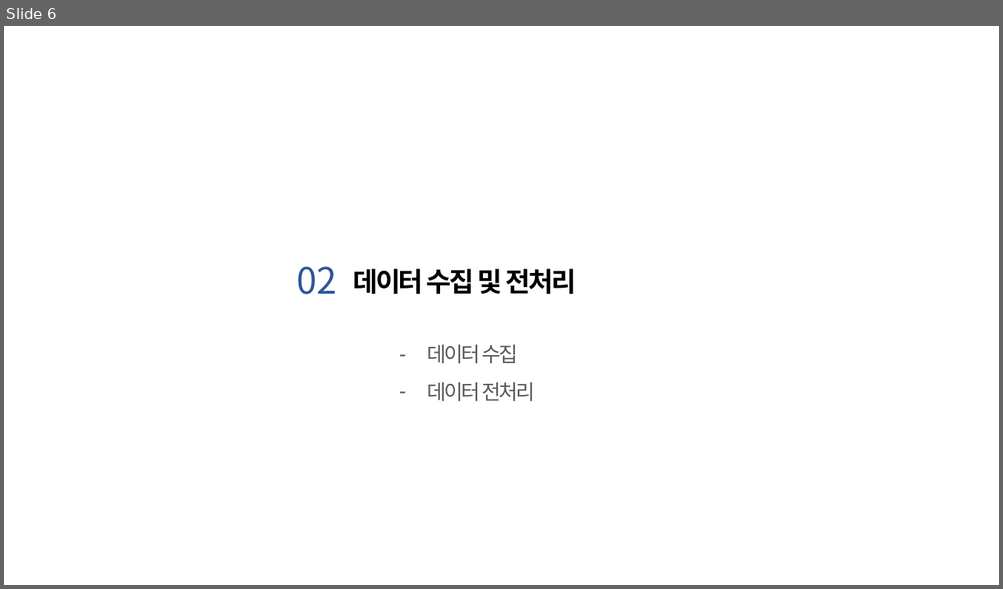
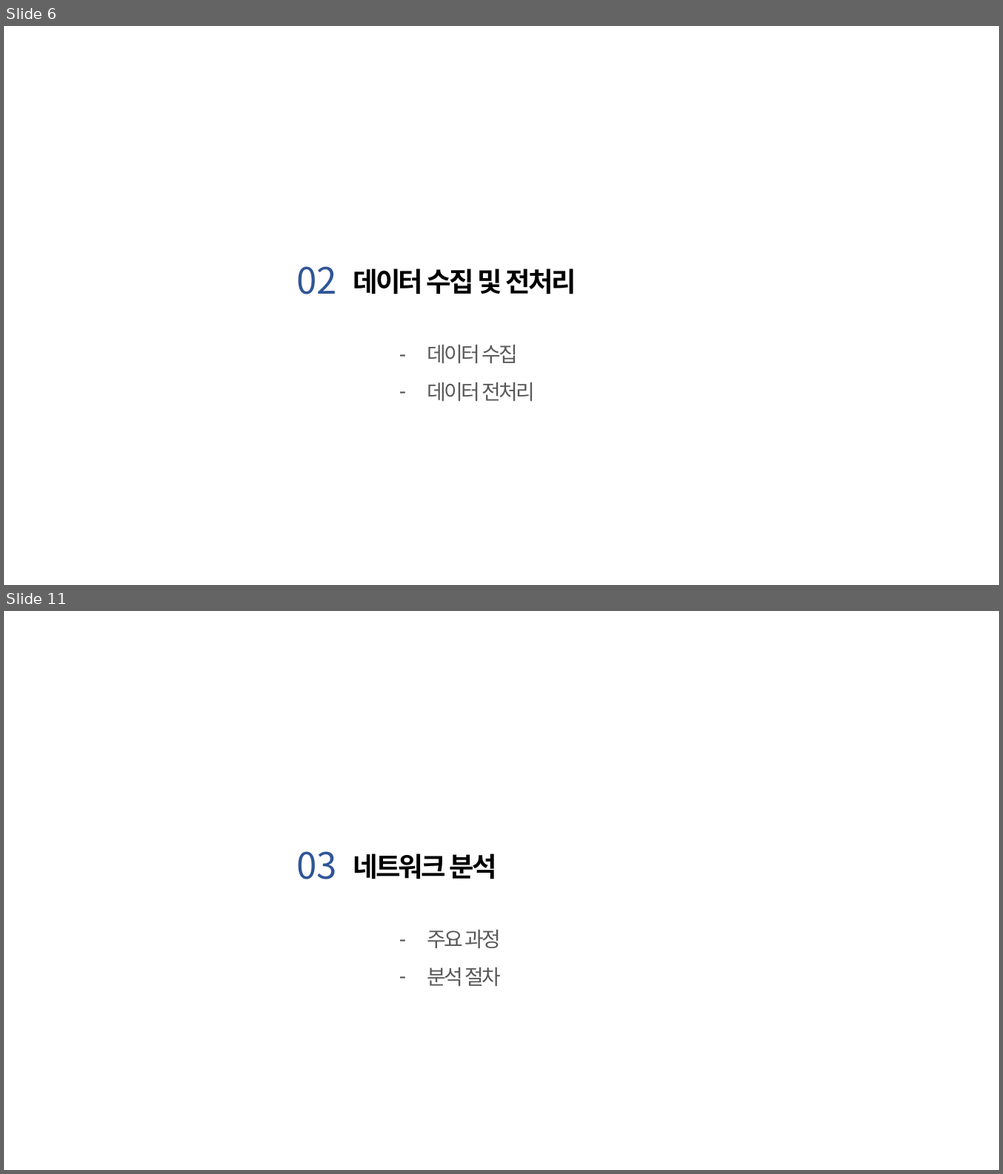
Before and after one commit to JYPark312/electronic_manufacture_2021, a slide deck: presentation.pptx. Shown one above the other, each under a label of ours: slide 6 before the commit, slides 6 and 11 after it; the slides between them are not shown. The pictures are 1003x589 and 1003x1174 pixels, drawn with LibreOffice and Linux fonts; fonts in the diff are those of the drawing. Boxes give left, top, right and bottom in pixels: in the first picture for what was removed or moved away, otherwise in the second. Text is boxed around its words. In the diff, an @@ line names an element or a change of style, - is before the commit and + after.

```diff
--- a/presentation.pptx
+++ b/presentation.pptx
@@ slide 11 added at (4, 611, 999, 1170), background #FFFFFF @@
@@ text added at (297, 851, 337, 880), 35 pt, text #2F5597 @@
+03
@@ text added at (353, 854, 497, 880), 26 pt, text #000000, bold @@
+네트워크 분석
@@ text added at (427, 930, 501, 986), 20 pt, text #595959 @@
+– 주요 과정
+– 분석 절차
```
Also in this commit, not shown: 6 slides changed, 7 other slides added, 2 slides removed.
